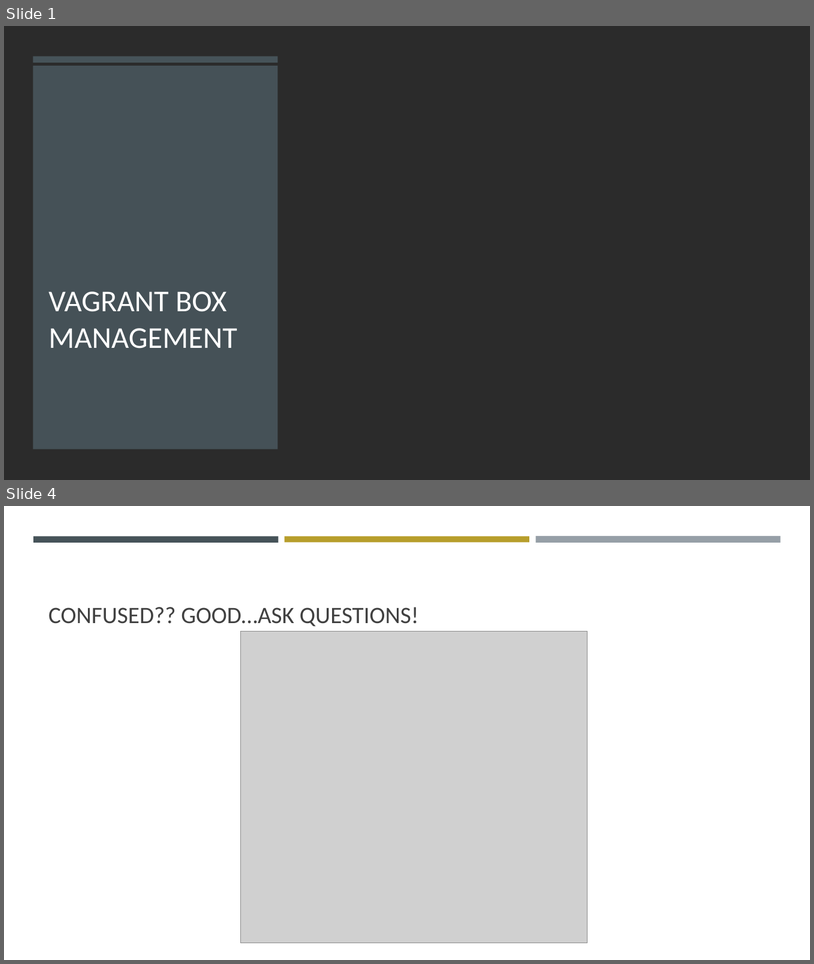
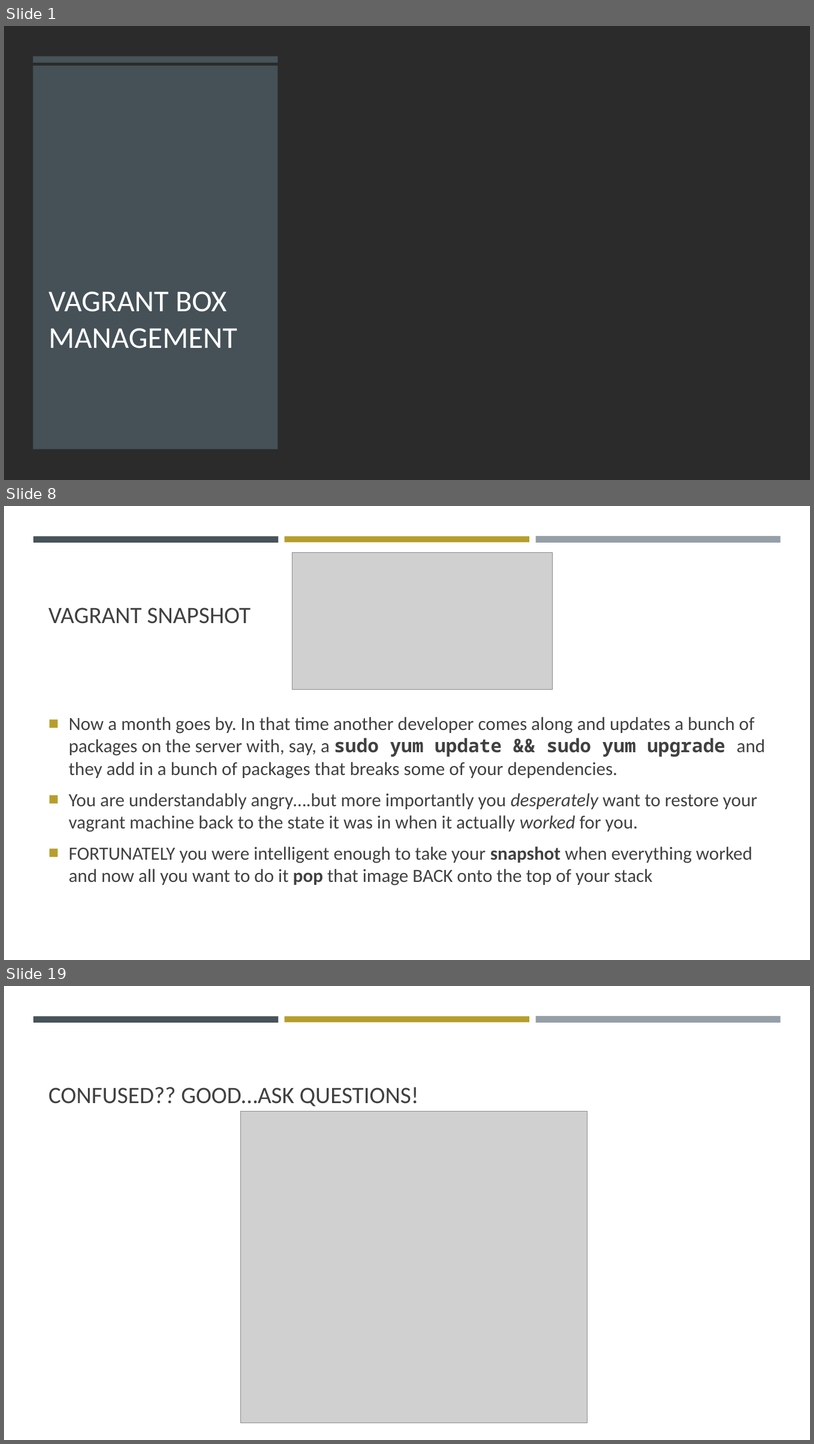
Before and after one commit to ferninphilly/accelebrate-vagrant-docker, a slide deck: module03/presentationThree.pptx. Shown one above the other, each under a label of ours: slides 1 and 4 before the commit, slides 1, 8 and 19 after it; the slides between them are not shown. The pictures are 814x964 and 814x1444 pixels, drawn with LibreOffice and Linux fonts; fonts in the diff are those of the drawing; grey boxes stand for pictures; background and template pictures are left out; a plain dark background stands for a picture behind light text. Boxes give left, top, right and bottom in pixels: in the first picture for what was removed or moved away, otherwise in the second. Text is boxed around its words. In the diff, an @@ line names an element or a change of style, - is before the commit and + after.

```diff
--- a/module03/presentationThree.pptx
+++ b/module03/presentationThree.pptx
@@ slide 8 added at (4,506,810,960), background #FFFFFF; not listed: 3 template elements that a slide beside it also shows @@
@@ picture added at (293,553,553,690) @@
@@ title added at (48,607,251,624), 28 pt, text #404040 @@
+VAGRANT SNAPSHOT
@@ text added at (69,717,766,885), 22.2 pt, text #404040 @@
+■ Now a month goes by. In that time another developer comes along and updates a bunch of packages on the server with, say, a sudo yum update && sudo yum upgrade and they add in a bunch of packages that breaks some of your dependencies.
+■ You are understandably angry….but more importantly you desperately want to restore your vagrant machine back to the state it was in when it actually worked for you.
+■ FORTUNATELY you were intelligent enough to take your snapshot when everything worked and now all you want to do it pop that image BACK onto the top of your stack
@@ what was slide 4 is now slide 19 @@
```
Also in this commit, not shown: 2 slides changed, 14 other slides added.
